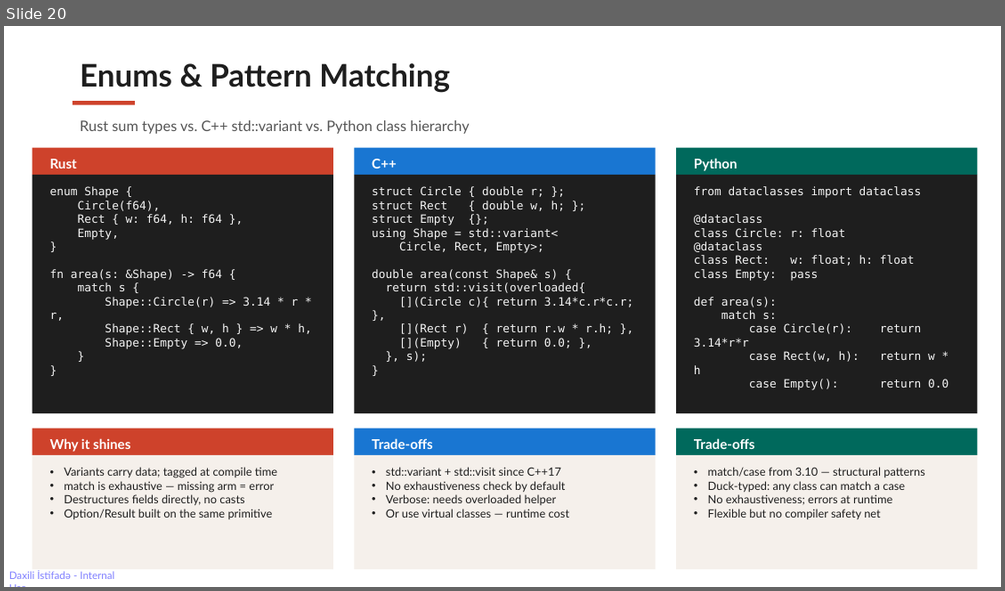
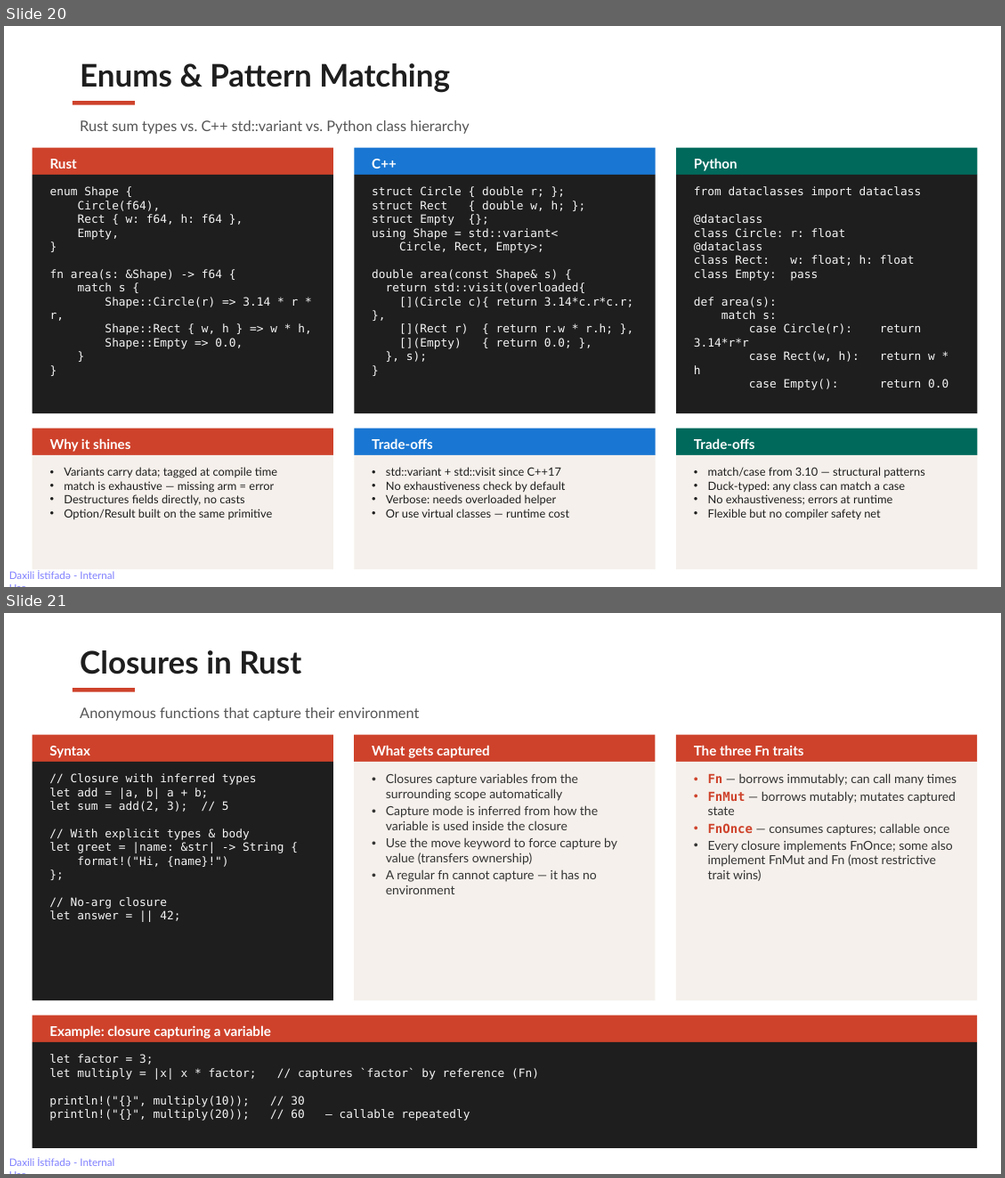
Before and after one commit to rahimahmedov/rust_vs_cpp, a slide deck: rust_friday_session.pptx. Shown one above the other, each under a label of ours: slide 20 before the commit, slides 20 and 21 after it. The pictures are 1005x591 and 1005x1178 pixels, drawn with LibreOffice and Linux fonts; fonts in the diff are those of the drawing. Boxes give left, top, right and bottom in pixels: in the first picture for what was removed or moved away, otherwise in the second. Text is boxed around its words. In the diff, an @@ line names an element or a change of style, - is before the commit and + after.

Commit message:
closure and iterators

```diff
--- a/rust_friday_session.pptx
+++ b/rust_friday_session.pptx
@@ slide 21 added at (4,613,1001,1174), background #FFFFFF; not listed: 1 template element that a slide beside it also shows @@
@@ text added at (80,650,301,674), 30 pt, text #1E1E1E, bold @@
+Closures in Rust
@@ rectangle added at (73,688,135,692), fill #CE422B @@
@@ text added at (80,707,420,721), 14 pt, text #555555 @@
+Anonymous functions that capture their environment
@@ rectangle added at (32,734,334,761), fill #CE422B @@
@@ text added at (49,746,90,758), 13 pt, text #FFFFFF, bold @@
+Syntax
@@ rectangle added at (354,734,655,761), fill #CE422B @@
@@ text added at (372,745,490,758), 13 pt, text #FFFFFF, bold @@
+What gets captured
@@ rectangle added at (676,734,978,761), fill #CE422B @@
@@ text added at (694,745,804,755), 13 pt, text #FFFFFF, bold @@
+The three Fn traits
@@ rectangle added at (32,762,334,1000), fill #1E1E1E @@
@@ rectangle added at (354,762,655,1000), fill #F5F0EB @@
@@ rectangle added at (676,762,978,1000), fill #F5F0EB @@
@@ text added at (49,773,283,921), 11 pt, text #F5F5F5 @@
+// Closure with inferred types
+let add = |a, b| a + b;
+let sum = add(2, 3); // 5
+// With explicit types & body
+let greet = |name: &str| -> String {
+format!("Hi, {name}!")
+};
+// No-arg closure
+let answer = || 42;
@@ text added at (386,773,617,894), 12 pt, text #333333 @@
+• Closures capture variables from the surrounding scope automatically
+• Capture mode is inferred from how the variable is used inside the closure
+• Use the move keyword to force capture by value (transfers ownership)
+• A regular fn cannot capture — it has no environment
@@ text added at (708,773,957,881), 12 pt, text #333333 @@
+• Fn — borrows immutably; can call many times
+• FnMut — borrows mutably; mutates captured state
+• FnOnce — consumes captures; callable once
+• Every closure implements FnOnce; some also implement FnMut and Fn (most restrictive trait wins)
@@ rectangle added at (32,1015,978,1042), fill #CE422B @@
@@ text added at (49,1025,271,1038), 13 pt, text #FFFFFF, bold @@
+Example: closure capturing a variable
@@ rectangle added at (32,1042,978,1149), fill #1E1E1E @@
@@ text added at (49,1054,539,1120), 11 pt, text #F5F5F5 @@
+let factor = 3;
+let multiply = |x| x * factor; // captures `factor` by reference (Fn)
+println!("{}", multiply(10)); // 30
+println!("{}", multiply(20)); // 60 — callable repeatedly
```
Also in this commit, not shown: 4 slides changed, 8 other slides added.
